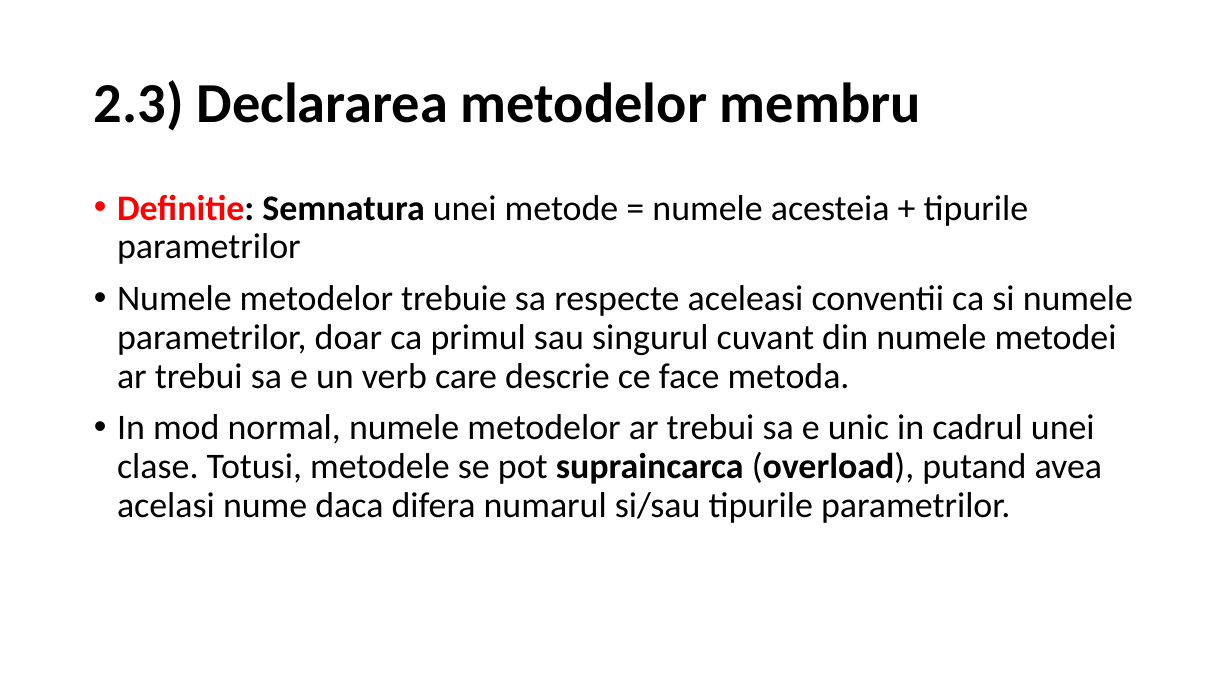
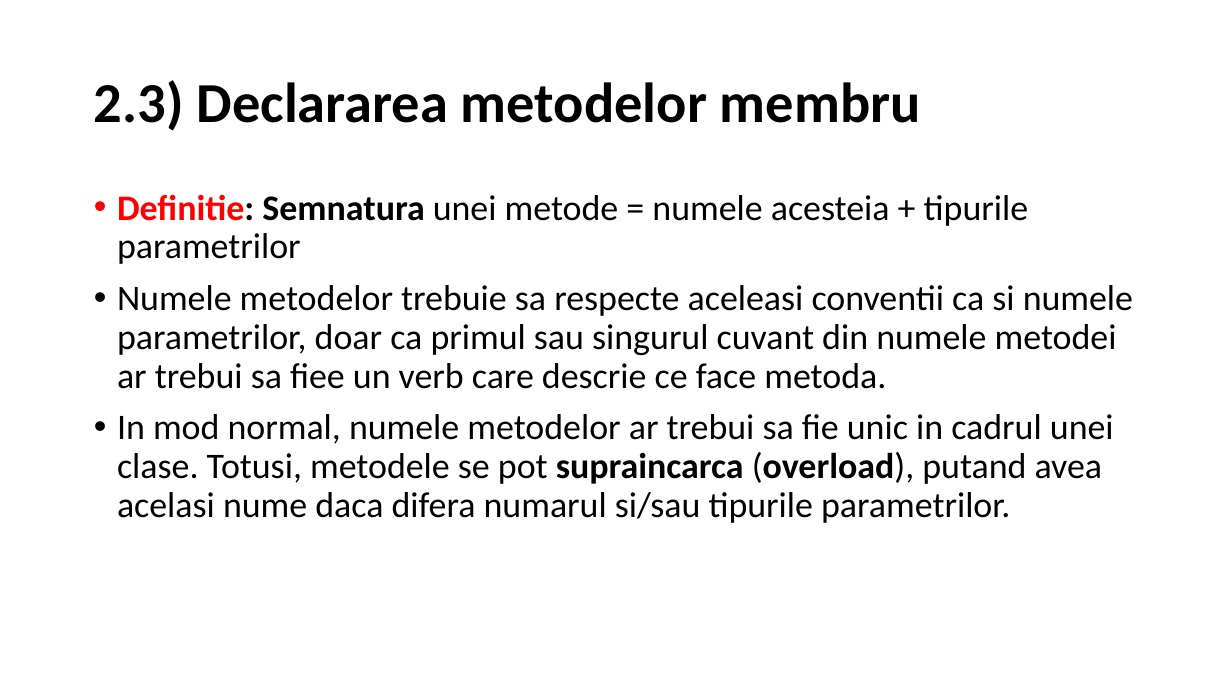
Before and after one commit to PatriciaPopa/javatraining-modulul-1, a slide deck: slide 12 of Curs4_Java_modul1.pptx. Drawn at 1232x693 pixels with LibreOffice and Linux fonts; fonts in the diff are those of the drawing. Boxes give left, top, right and bottom in pixels: in the first picture for what was removed or moved away, otherwise in the second. Text is boxed around its words. In the diff, an @@ line names an element or a change of style, - is before the commit and + after.

```diff
--- a/Curs4_Java_modul1.pptx
+++ b/Curs4_Java_modul1.pptx
@@ text at <box>117,285,1133,523</box>: text changed @@
-• Numele metodelor trebuie sa respecte aceleasi conventii ca si numele parametrilor, doar ca primul sau singurul cuvant din numele metodei ar trebui sa e un verb care descrie ce face metoda.
-• In mod normal, numele metodelor ar trebui sa e unic in cadrul unei clase. Totusi, metodele se pot supraincarca (overload), putand avea acelasi nume daca difera numarul si/sau tipurile parametrilor.
+• Numele metodelor trebuie sa respecte aceleasi conventii ca si numele parametrilor, doar ca primul sau singurul cuvant din numele metodei ar trebui sa fiee un verb care descrie ce face metoda.
+• In mod normal, numele metodelor ar trebui sa fie unic in cadrul unei clase. Totusi, metodele se pot supraincarca (overload), putand avea acelasi nume daca difera numarul si/sau tipurile parametrilor.
```
Also in this commit, not shown: 6 other slides changed, 1 slide added.
